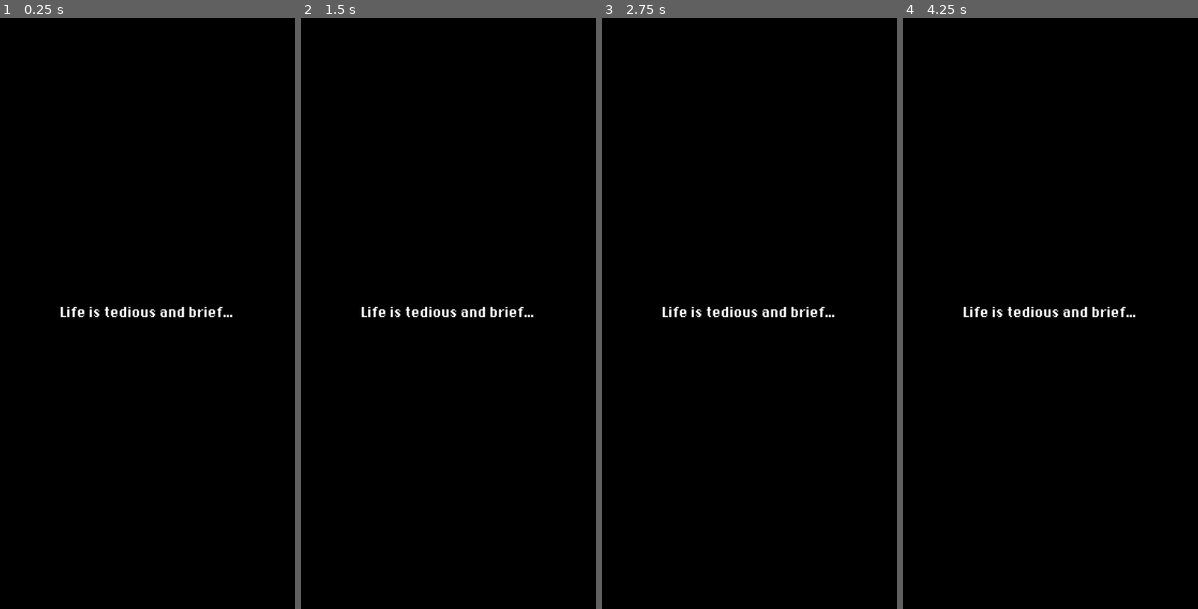
Above: before the commit, frames 1-4 (left to right).
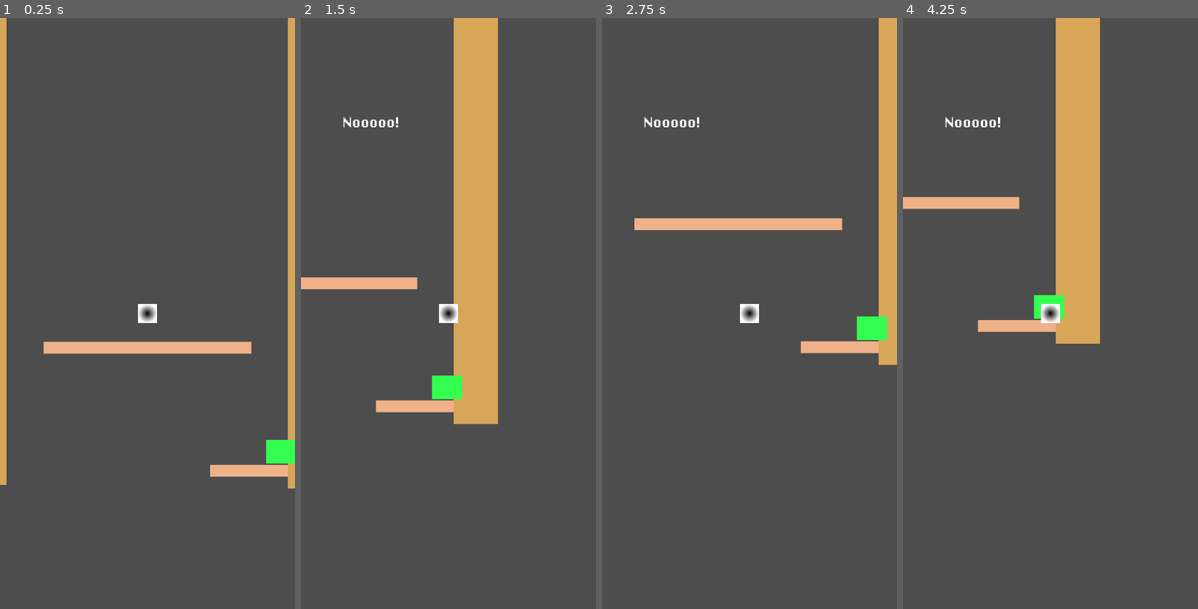
Above: after the commit, the same moments.

Repository: NicklasMiller/bubblegame
Game: Godot game, scene res://test_level_1.tscn
Two runs of this game, one before a commit and one after it. Both use one fixed random seed, a clock stepped at 60 frames per second and the inputs below. This scene is started directly instead of the project's main scene.
Inputs:
- Up to frame 1 (0.25 s): no input
- Up to frame 2 (1.5 s): tap Enter (ui_accept) at 0.5, 0.77 s; hold Right (ui_right) from 0.53 s (still down)
- Up to frame 3 (2.75 s): tap Enter (ui_accept) at 1.52, 2 s; release Right (ui_right) at 2.03 s; hold Left (ui_left) from 2.03 s (still down)
- Up to frame 4 (4.25 s): release Left (ui_left) at 2.78 s; hold Right (ui_right) from 2.78 s (still down); tap Enter (ui_accept) at 3.02, 3.77 s

The runs differ from the first frame. In frame 1, 100% of the frame differs, in the area x 0-100%, y 0-100%; in frame 2, 100%; in frame 3, 100%; in frame 4, 100%.

Commit message:
updated level 1

Diff:
--- a/Levels/level_1.gd
+++ b/Levels/level_1.gd
@@ -11,7 +11,7 @@
 	"Why are you going that way?",
 	"Silly bubble that's the wrong way.",
 	"Why would you do that????",
-	"That's ok, I've got plent of more bubble soap"
+	"That's ok, I've got plenty of more bubble soap"
 
 
 ]
--- a/UI Elements/game_menu.gd
+++ b/UI Elements/game_menu.gd
@@ -18,7 +18,7 @@
 	pass
 
 func _on_start_pressed() -> void:
-	get_tree().change_scene_to_file("res://main.tscn")
+	get_tree().change_scene_to_file("res://test_level_1.tscn")
 
 func _on_dread_pressed() -> void:
 	var random_phrase = phrases[randi() % phrases.size()]
--- a/main.gd
+++ b/main.gd
@@ -1,6 +1,29 @@
 extends Node2D
 
+
 var coin_count = 0
+@onready var positive_1_pass = 0
+@onready var positive_2_pass = 0
+@onready var negative_1_pass = 0
+@onready var negative_2_pass = 0
+@onready var player = $Character
+
+var narrator_positive = [
+	"Just keep going left",
+	"Left is right I always say",
+	"Smart bubble, move left to safety"
+	#"I could do this FOREVER..."
+
+]
+
+var narrator_negative = [
+	"No, no, don't go that way?",
+	"Silly bubble right is wrong.",
+	"Why would you do that????",
+	"That's ok, I've got plenty of more bubble soap"
+
+
+]
 
 # Called when the node enters the scene tree for the first time.
 func _ready() -> void:
@@ -10,21 +33,78 @@
 func _process(delta: float) -> void:
 	pass
 
+##Left side - movement detection areas
+func _on_narrator_positive_body_entered(body: Node2D) -> void:
+	if positive_1_pass == 0:
+		$CanvasLayer/NarratorChat.text = "Yes little bubble, very good. Land safely on my bubble wand"
+	elif positive_1_pass >0 and player.velocity.x < 0:
+		print($Character.velocity)
+		var random_phrase = narrator_positive[randi() % narrator_positive.size()]
+		$CanvasLayer/NarratorChat.text = random_phrase
+	elif positive_1_pass >0 and player.velocity.x > 0:
+		var random_phrase = narrator_positive[randi() % narrator_positive.size()]
+		$CanvasLayer/NarratorChat.text = random_phrase
 
-func _on_narrator_positive_body_entered(body: Node2D) -> void:
-	$CanvasLayer/NarratorChat.text = "Yes little bubble, very good. Land safely on my bubble wand"
-	##action: update this logic to pick from several different phrases
+func _on_narrator_positive_body_exited(body: Node2D) -> void:
+	$CanvasLayer/NarratorChat.text = " "	##make blank after exiting area
+	positive_1_pass += 1 ##using this approach instead of true false for more control and options later
 
 
+func _on_narrator_positive_2_body_entered(body: Node2D) -> void:
+	if positive_2_pass == 0:
+		$CanvasLayer/NarratorChat.text = "Almost to safety, keep going"
+	elif positive_2_pass >0 and player.velocity.x < 0:
+		print($Character.velocity)
+		var random_phrase = narrator_positive[randi() % narrator_positive.size()]
+		$CanvasLayer/NarratorChat.text = random_phrase
+	elif positive_2_pass >0 and player.velocity.x > 0:
+		var random_phrase = narrator_positive[randi() % narrator_positive.size()]
+		$CanvasLayer/NarratorChat.text = random_phrase
 
-func _on_narrator_positive_body_exited(body: Node2D) -> void:
+func _on_narrator_positive_2_body_exited(body: Node2D) -> void:
 	$CanvasLayer/NarratorChat.text = " "
-	##make blank after exiting area
+	positive_2_pass += 1
 
-
+##Right side - movement direction areas
 func _on_narrator_negative_body_entered(body: Node2D) -> void:
-	$CanvasLayer/NarratorChat.text = "Silly bubble, that's the wrong way - that's a spike"
-
+	if negative_1_pass == 0:
+		$CanvasLayer/NarratorChat.text = "Silly bubble, that's the wrong way - that's a spike"
+	elif negative_1_pass >0 and player.velocity.x < 0:
+		print($Character.velocity)
+		var random_phrase = narrator_positive[randi() % narrator_positive.size()]
+		$CanvasLayer/NarratorChat.text = random_phrase
+	elif negative_1_pass >0 and player.velocity.x > 0:
+		var random_phrase = narrator_positive[randi() % narrator_positive.size()]
+		$CanvasLayer/NarratorChat.text = random_phrase
+	elif negative_1_pass >0:
+		var random_phrase = narrator_positive[randi() % narrator_positive.size()]
+		$CanvasLayer/NarratorChat.text = random_phrase
 
 func _on_narrator_negative_body_exited(body: Node2D) -> void:
 	$CanvasLayer/NarratorChat.text = " "
+	negative_1_pass += 1
+
+func _on_narrator_negative_2_body_entered(body: Node2D) -> void:
+	if negative_2_pass == 0:
+		$CanvasLayer/NarratorChat.text = "Why would you go that way?"
+	elif negative_2_pass >0 and player.velocity.x < 0:
+		print($Character.velocity)
+		var random_phrase = narrator_positive[randi() % narrator_positive.size()]
+		$CanvasLayer/NarratorChat.text = random_phrase
+	elif negative_2_pass >0 and player.velocity.x > 0:
+		var random_phrase = narrator_positive[randi() % narrator_positive.size()]
+		$CanvasLayer/NarratorChat.text = random_phrase
+	elif negative_2_pass >0:
+		var random_phrase = narrator_positive[randi() % narrator_positive.size()]
+		$CanvasLayer/NarratorChat.text = random_phrase
+
+func _on_narrator_negative_2_body_exited(body: Node2D) -> void:
+	$CanvasLayer/NarratorChat.text = " "
+	negative_2_pass += 1
+
+##final detectors
+func _on_narrator_positive_3_body_entered(body: Node2D) -> void:
+	$CanvasLayer/NarratorChat.text = "Good job"
+
+func _on_narrator_negative_3_body_entered(body: Node2D) -> void:
+	$CanvasLayer/NarratorChat.text = "Nooooo!"
--- a/test_level_1.tscn
+++ b/test_level_1.tscn
@@ -9,27 +9,45 @@
 [ext_resource type="FontFile" uid="uid://dwwlgg8wd4bi6" path="res://Utility/DePixelHalbfett.ttf" id="8_krcni"]
 [ext_resource type="Script" path="res://Collectables/coin_counter.gd" id="9_n87eu"]
 
+[sub_resource type="CanvasItemMaterial" id="CanvasItemMaterial_204hl"]
+
+[sub_resource type="Gradient" id="Gradient_1bmdi"]
+offsets = PackedFloat32Array(0.123377, 0.993506, 1)
+colors = PackedColorArray(0, 0, 0, 1, 0.805195, 0.805195, 0.805195, 1, 1, 1, 1, 1)
+
+[sub_resource type="GradientTexture2D" id="GradientTexture2D_n6w2r"]
+gradient = SubResource("Gradient_1bmdi")
+fill_from = Vector2(0.53211, 1)
+fill_to = Vector2(0.559633, 0)
+
 [sub_resource type="RectangleShape2D" id="RectangleShape2D_b7x2o"]
 
 [node name="Main" type="Node2D"]
 position = Vector2(0, -1)
 script = ExtResource("1_vliic")
 
+[node name="Background2" type="Sprite2D" parent="."]
+visible = false
+material = SubResource("CanvasItemMaterial_204hl")
+position = Vector2(248, 521)
+scale = Vector2(8, 18)
+texture = SubResource("GradientTexture2D_n6w2r")
+
 [node name="StaticBody2D5" parent="." instance=ExtResource("2_y0o3b")]
 position = Vector2(338, 913)
 
 [node name="StaticBody2D" parent="." instance=ExtResource("2_y0o3b")]
-position = Vector2(56, -7)
-scale = Vector2(2.6, 1)
+position = Vector2(56, 705)
+scale = Vector2(2.36, 1)
 
 [node name="Background" parent="." instance=ExtResource("3_nh3aa")]
-position = Vector2(0, -12)
+position = Vector2(-16, 57)
 
 [node name="WorldBase" parent="." instance=ExtResource("4_patr6")]
 position = Vector2(50, 978)
 
 [node name="Character" parent="." instance=ExtResource("7_fvijn")]
-position = Vector2(232, 25)
+position = Vector2(232, 737)
 
 [node name="CanvasLayer" type="CanvasLayer" parent="."]
 
@@ -51,19 +69,20 @@
 size_flags_vertical = 8
 autowrap_mode = 3
 
-[node name="PanelContainer" type="PanelContainer" parent="CanvasLayer"]
+[node name="CoverPage" type="PanelContainer" parent="CanvasLayer"]
+visible = false
 offset_right = 500.0
 offset_bottom = 1000.0
 size_flags_horizontal = 3
 size_flags_vertical = 3
 
-[node name="ColorRect" type="ColorRect" parent="CanvasLayer/PanelContainer"]
+[node name="ColorRect" type="ColorRect" parent="CanvasLayer/CoverPage"]
 layout_mode = 2
 size_flags_horizontal = 3
 size_flags_vertical = 3
 color = Color(0, 0, 0, 1)
 
-[node name="Label" type="Label" parent="CanvasLayer/PanelContainer/ColorRect"]
+[node name="Label" type="Label" parent="CanvasLayer/CoverPage/ColorRect"]
 layout_mode = 2
 offset_top = 489.0
 offset_right = 500.0
@@ -73,20 +92,57 @@
 horizontal_alignment = 1
 
 [node name="NarratorPositive" type="Area2D" parent="."]
-position = Vector2(168, 89)
-scale = Vector2(2.52, 1)
+position = Vector2(184, 769)
+scale = Vector2(0.4, 3.8)
 
 [node name="CollisionShape2D" type="CollisionShape2D" parent="NarratorPositive"]
 shape = SubResource("RectangleShape2D_b7x2o")
+one_way_collision_margin = 0.0
+
+[node name="NarratorPositive3" type="Area2D" parent="."]
+position = Vector2(24, 833)
+scale = Vector2(2.88, 0.56)
+
+[node name="CollisionShape2D" type="CollisionShape2D" parent="NarratorPositive3"]
+shape = SubResource("RectangleShape2D_b7x2o")
+one_way_collision_margin = 0.0
+
+[node name="NarratorPositive2" type="Area2D" parent="."]
+position = Vector2(104, 777)
+scale = Vector2(0.447983, 3.84)
+
+[node name="CollisionShape2D" type="CollisionShape2D" parent="NarratorPositive2"]
+position = Vector2(0, -2.08335)
+shape = SubResource("RectangleShape2D_b7x2o")
 
 [node name="NarratorNegative" type="Area2D" parent="."]
-position = Vector2(296, 89)
-scale = Vector2(2.48, 1)
+position = Vector2(280, 769)
+scale = Vector2(0.44, 3.84)
 
 [node name="CollisionShape2D" type="CollisionShape2D" parent="NarratorNegative"]
 shape = SubResource("RectangleShape2D_b7x2o")
 
+[node name="NarratorNegative2" type="Area2D" parent="."]
+position = Vector2(360, 769)
+scale = Vector2(0.44, 3.88)
+
+[node name="CollisionShape2D" type="CollisionShape2D" parent="NarratorNegative2"]
+shape = SubResource("RectangleShape2D_b7x2o")
+
+[node name="NarratorNegative3" type="Area2D" parent="."]
+position = Vector2(440, 833)
+scale = Vector2(2.87605, -0.546651)
+
+[node name="CollisionShape2D" type="CollisionShape2D" parent="NarratorNegative3"]
+shape = SubResource("RectangleShape2D_b7x2o")
+
 [connection signal="body_entered" from="NarratorPositive" to="." method="_on_narrator_positive_body_entered"]
 [connection signal="body_exited" from="NarratorPositive" to="." method="_on_narrator_positive_body_exited"]
+[connection signal="body_entered" from="NarratorPositive3" to="." method="_on_narrator_positive_3_body_entered"]
+[connection signal="body_entered" from="NarratorPositive2" to="." method="_on_narrator_positive_2_body_entered"]
+[connection signal="body_exited" from="NarratorPositive2" to="." method="_on_narrator_positive_2_body_exited"]
 [connection signal="body_entered" from="NarratorNegative" to="." method="_on_narrator_negative_body_entered"]
 [connection signal="body_exited" from="NarratorNegative" to="." method="_on_narrator_negative_body_exited"]
+[connection signal="body_entered" from="NarratorNegative2" to="." method="_on_narrator_negative_2_body_entered"]
+[connection signal="body_exited" from="NarratorNegative2" to="." method="_on_narrator_negative_2_body_exited"]
+[connection signal="body_entered" from="NarratorNegative3" to="." method="_on_narrator_negative_3_body_entered"]
Not shown: 1 places in test_level_1.tscn that only renumber resources
